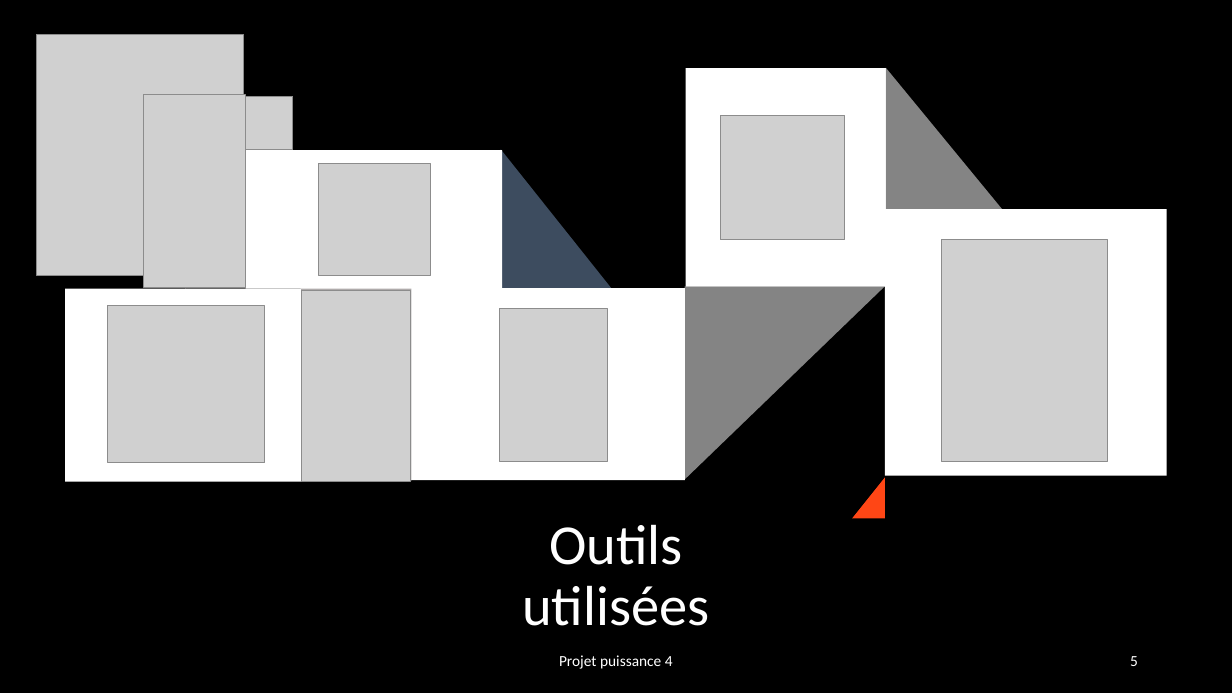
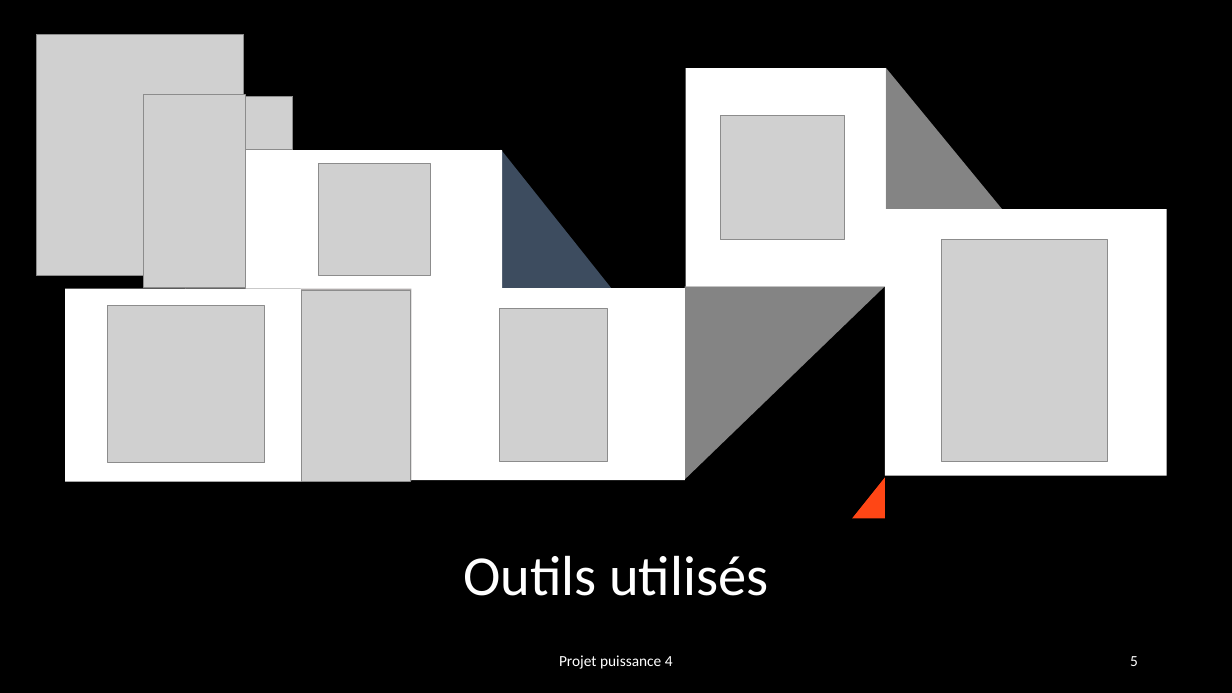
Before and after one commit to Baptiste-Crepin/Connect-4, a slide deck: slide 5 of Presentation Puissance 4.pptx. Drawn at 1232x693 pixels with LibreOffice and Linux fonts; fonts in the diff are those of the drawing; grey boxes stand for pictures. Boxes give left, top, right and bottom in pixels: in the first picture for what was removed or moved away, otherwise in the second. Text is boxed around its words. In the diff, an @@ line names an element or a change of style, - is before the commit and + after.

```diff
--- a/Presentation Puissance 4.pptx
+++ b/Presentation Puissance 4.pptx
@@ title at box(463, 555, 768, 596): text changed @@
-Outils utilisées
+Outils utilisés
```
Also in this commit, not shown: 1 other slide changed, 4 other files.
